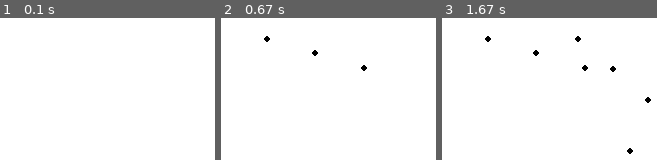
Above: before the commit, frames 1-3 (left to right).
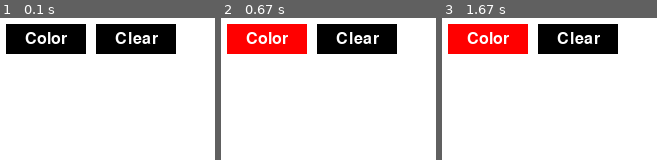
Above: after the commit, the same moments.

Repository: winsonlin8/EDES301
Game: pygame game, started from project_01/ide_prototyping/pygame_env/Scripts/pygame_canvas.py
Same seed, same stepped clock (60 frames per second), same inputs: the game is played once before the commit and once after it.
Inputs (mouse positions are in pixels of both pictures, inside the frame that each line leads up to):
- Up to frame 1 (0.1 s): no input
- Up to frame 2 (0.67 s): press the mouse at (266, 39) at 0.37 s; move the mouse to (315, 53) at 0.47 s; release the mouse at (365, 67) at 0.6 s
- Up to frame 3 (1.67 s): click (629, 151) at 0.72 s; press the mouse at (577, 39) at 1.03 s; move the mouse to (614, 69) at 1.13 s; release the mouse at (648, 100) at 1.27 s

The runs differ from the first frame. In frame 1, 15% of the frame differs, in the area x 2-82%, y 4-26%; in frame 2, 15%; in frame 3, 15%, in the area x 2-98%, y 4-96%.

Commit message:
updated pygame implementation to include color

Diff:
--- a/project_01/ide_prototyping/pygame_env/Scripts/pygame_canvas.py
+++ b/project_01/ide_prototyping/pygame_env/Scripts/pygame_canvas.py
@@ -7,17 +7,50 @@
 # Set the dimensions of the window
 width, height = 320, 240
 screen = pygame.display.set_mode((width, height))
-pygame.display.set_caption('Pygame Drawing App')
+pygame.display.set_caption('Pygame Canvas')
 
 # Define colors
+white = (255, 255, 255)
 black = (0, 0, 0)
-white = (255, 255, 255)
 red = (255, 0, 0)
-current_color = black
+orange = (255, 165, 0)
+yellow = (255, 204, 0)
+green = (0, 255, 0)
+blue = (0, 0, 255)
+indigo = (75, 0, 130)
+pink = (255, 192, 203)
+colors = [black, red, orange, yellow, green, blue, indigo, pink]  # List of colors
+color_index = 0  # Initial index in the color list
+current_color = colors[color_index]
 
-# Fill background
-screen.fill(white)
-pygame.display.flip()
+# Button specifications
+button_color = current_color  # Start with the first color
+color_button_rect = pygame.Rect(10, 10, 80, 30)  # Position and size of the color button
+clear_button_rect = pygame.Rect(100, 10, 80, 30)  # Position and size of the clear button
+
+# Helper function to draw buttons
+def draw_button(text, rect, color):
+    pygame.draw.rect(screen, color, rect)
+    font = pygame.font.Font(None, 24)
+    text_surf = font.render(text, True, white)
+    text_rect = text_surf.get_rect(center=rect.center)
+    screen.blit(text_surf, text_rect)
+
+# Function to refresh the screen
+def refresh_screen():
+    draw_button("Color", color_button_rect, button_color)  # Draw the color button
+    draw_button("Clear", clear_button_rect, black)  # Draw the clear button
+    pygame.display.flip()
+
+def clear_screen():
+    screen.fill(white)  # Clear the canvas
+    draw_button("Color", color_button_rect, button_color)  # Draw the color button
+    draw_button("Clear", clear_button_rect, black)  # Draw the clear button
+    pygame.display.flip()
+
+# Draw initial UI
+clear_screen()
+refresh_screen()
 
 # Main loop
 running = True
@@ -27,18 +60,23 @@
         if event.type == pygame.QUIT:
             running = False
         elif event.type == pygame.MOUSEBUTTONDOWN:
-            drawing = True
-            pygame.draw.circle(screen, current_color, event.pos, 3)
+            if color_button_rect.collidepoint(event.pos):
+                # Cycle through the colors
+                color_index = (color_index + 1) % len(colors)
+                current_color = colors[color_index]
+                button_color = current_color
+                refresh_screen()
+            elif clear_button_rect.collidepoint(event.pos):
+                # Clear the screen when clear button is pressed
+                clear_screen()
+            else:
+                drawing = True
+                pygame.draw.circle(screen, current_color, event.pos, 3)
         elif event.type == pygame.MOUSEBUTTONUP:
             drawing = False
         elif event.type == pygame.MOUSEMOTION and drawing:
             pygame.draw.circle(screen, current_color, event.pos, 3)
 
-        # Event to change the color when pressing 'r'
-        elif event.type == pygame.KEYDOWN:
-            if event.key == pygame.K_r:
-                current_color = red if current_color == black else black
-
     pygame.display.flip()
 
 pygame.quit()
